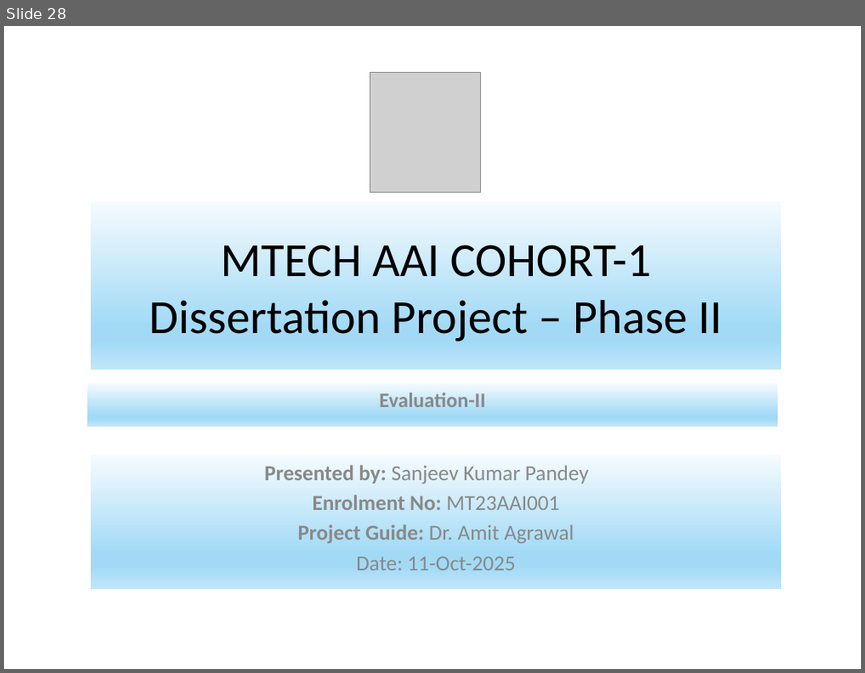
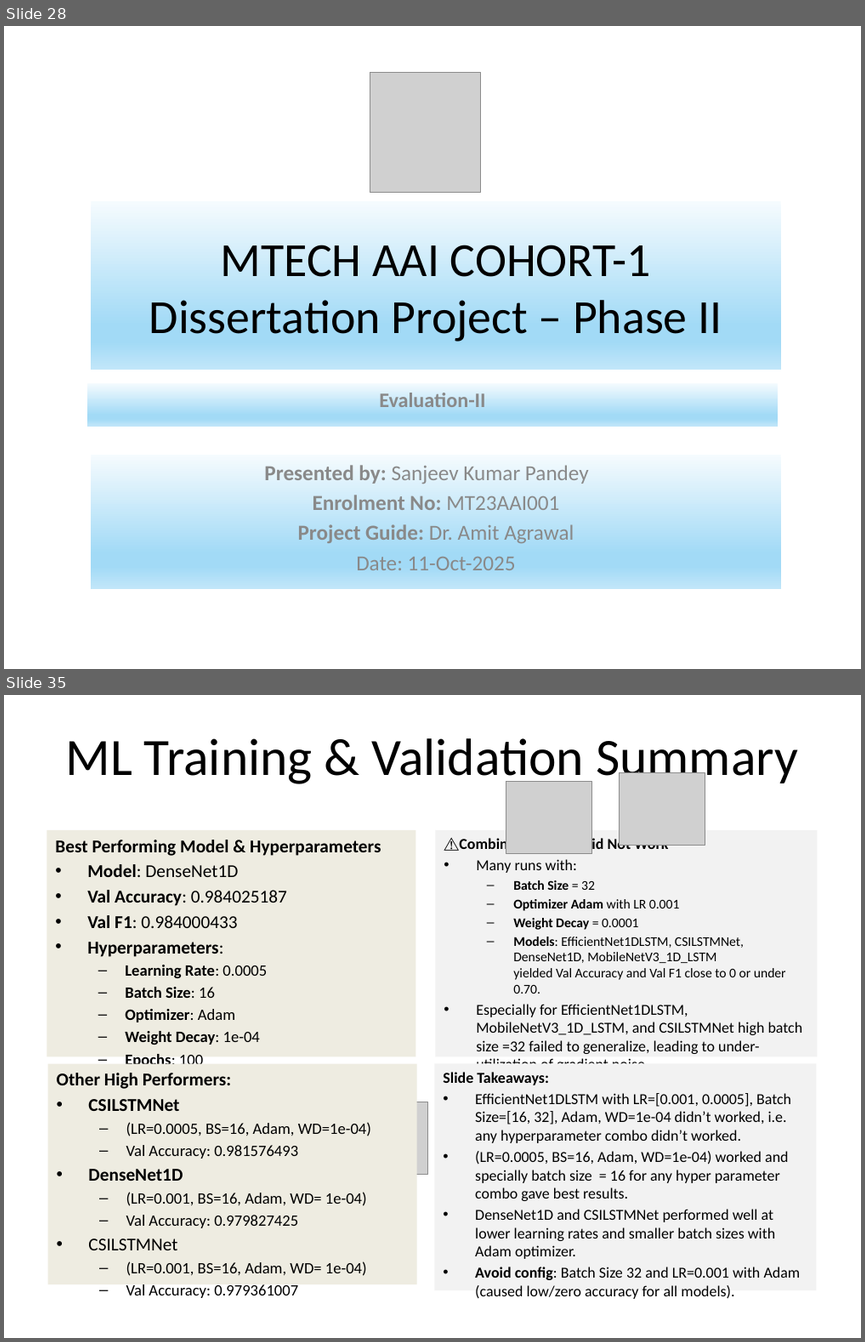
Before and after one commit to mohena-com/wifi_project-phase-2, a slide deck: docs/MTECH AAI COHORT-1_Human_ID_HAR_Dissertation_Project– Presentation_Phase_2__Eval_3_V1.0.pptx. Shown one above the other, each under a label of ours: slide 28 before the commit, slides 28 and 35 after it; the slides between them are not shown. The pictures are 865x673 and 865x1342 pixels, drawn with LibreOffice and Linux fonts; fonts in the diff are those of the drawing; grey boxes stand for pictures. Boxes give left, top, right and bottom in pixels: in the first picture for what was removed or moved away, otherwise in the second. Text is boxed around its words. In the diff, an @@ line names an element or a change of style, - is before the commit and + after.

```diff
--- a/docs/MTECH AAI COHORT-1_Human_ID_HAR_Dissertation_Project– Presentation_Phase_2__Eval_3_V1.0.pptx
+++ b/docs/MTECH AAI COHORT-1_Human_ID_HAR_Dissertation_Project– Presentation_Phase_2__Eval_3_V1.0.pptx
@@ slide 35 added at box(4, 695, 861, 1338), background #FFFFFF @@
@@ title added at box(66, 738, 798, 788), 44 pt, text #000000 @@
+ML Training & Validation Summary
@@ picture added at box(506, 782, 591, 853) @@
@@ picture added at box(619, 773, 705, 845) @@
@@ text added at box(46, 830, 416, 1057), fill #EEECE1, 15.2 pt, text #000000, bold @@
+Best Performing Model & Hyperparameters
+• Model: DenseNet1D
+• Val Accuracy: 0.984025187
+• Val F1: 0.984000433
+• Hyperparameters:
+  – Learning Rate: 0.0005
+  – Batch Size: 16
+  – Optimizer: Adam
+  – Weight Decay: 1e-04
+  – Epochs: 100
@@ rectangle added at box(435, 830, 817, 1057), fill #F2F2F2, 12.8 pt, text #000000 @@
+⚠️Combinations That Did Not Work
+• Many runs with:
+  – Batch Size = 32
+  – Optimizer Adam with LR 0.001
+  – Weight Decay = 0.0001
+  – Models: EfficientNet1DLSTM, CSILSTMNet, DenseNet1D, MobileNetV3_1D_LSTM
+    yielded Val Accuracy and Val F1 close to 0 or under 0.70.
+• Especially for EfficientNet1DLSTM, MobileNetV3_1D_LSTM, and CSILSTMNet high batch size =32 failed to generalize, leading to under-utilization of gradient noise.
@@ rectangle added at box(47, 1063, 417, 1285), fill #EEECE1, 13.3 pt, text #000000 @@
+Other High Performers:
+• CSILSTMNet
+  – (LR=0.0005, BS=16, Adam, WD=1e-04)
+  – Val Accuracy: 0.981576493
+• DenseNet1D
+  – (LR=0.001, BS=16, Adam, WD= 1e-04)
+  – Val Accuracy: 0.979827425
+• CSILSTMNet
+  – (LR=0.001, BS=16, Adam, WD= 1e-04)
+  – Val Accuracy: 0.979361007
@@ rectangle added at box(434, 1063, 816, 1291), fill #F2F2F2, 12.8 pt, text #000000 @@
+Slide Takeaways:
+• EfficientNet1DLSTM with LR=[0.001, 0.0005], Batch Size=[16, 32], Adam, WD=1e-04 didn’t worked, i.e. any hyperparameter combo didn’t worked.
+• (LR=0.0005, BS=16, Adam, WD=1e-04) worked and specially batch size = 16 for any hyper parameter combo gave best results.
+• DenseNet1D and CSILSTMNet performed well at lower learning rates and smaller batch sizes with Adam optimizer.
+• Avoid config: Batch Size 32 and LR=0.001 with Adam (caused low/zero accuracy for all models).
@@ picture added at box(342, 1101, 428, 1173) @@
```
Also in this commit, not shown: 4 slides changed, 4 other slides added, 1 other file.
